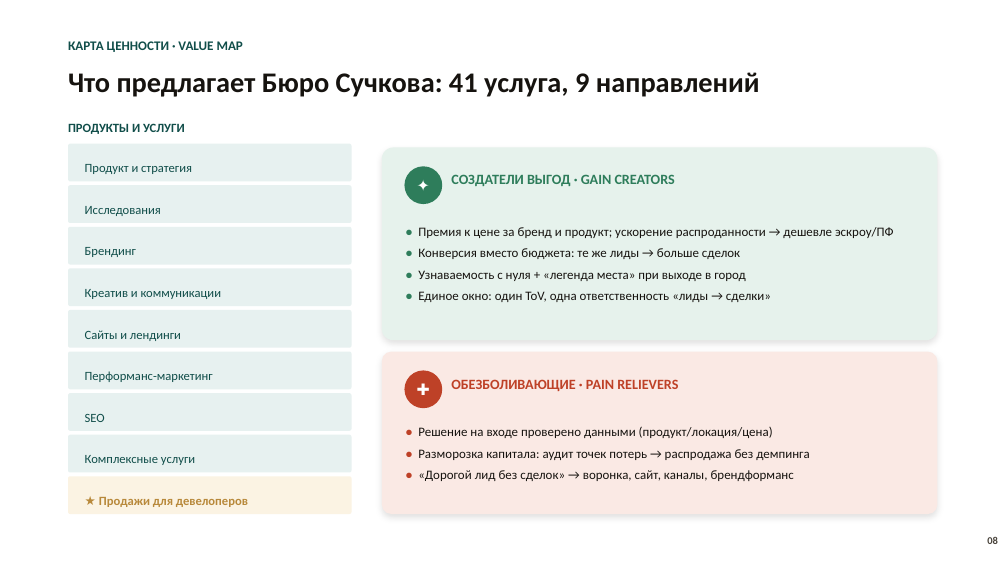
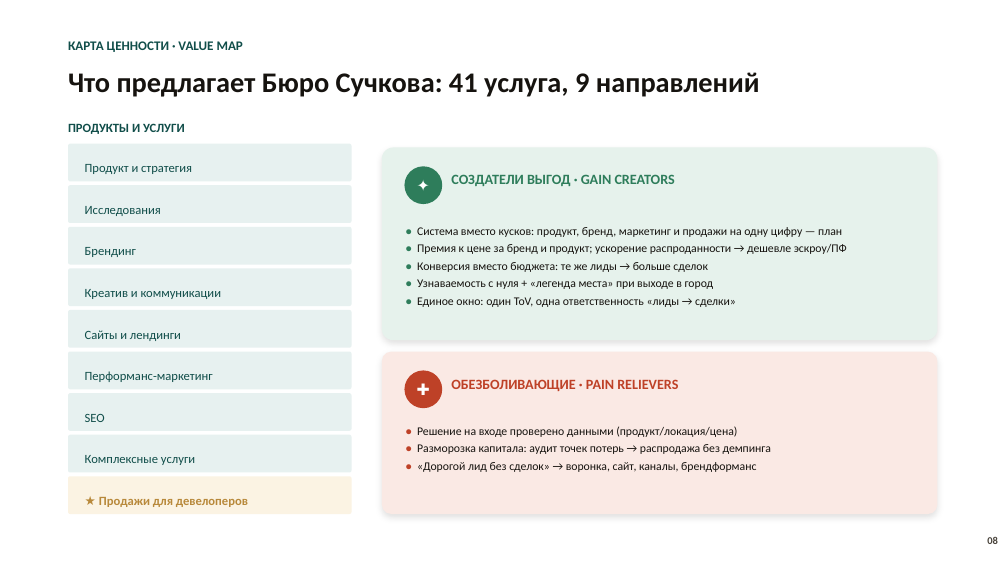
Before and after one commit to AleksandrSuchkov/vpc-buro-suchkov, a slide deck: slide 8 of VPC_презентация.pptx. Drawn at 1008x567 pixels with LibreOffice and Linux fonts; fonts in the diff are those of the drawing. Boxes give left, top, right and bottom in pixels: in the first picture for what was removed or moved away, otherwise in the second. Text is boxed around its words. In the diff, an @@ line names an element or a change of style, - is before the commit and + after.

```diff
--- a/VPC_презентация.pptx
+++ b/VPC_презентация.pptx
@@ text at [417,227,842,237]: paragraph added @@
+• Система вместо кусков: продукт, бренд, маркетинг и продажи на одну цифру — план
@@ text at [417,244,847,307]: size 12.3 to 11.2 pt in "• Премия к цене за бренд и ...", "• Конверсия вместо бюджета: те же лиды ...", "• Узнаваемость с нуля + «легенда места» ...", "• Единое окно: один ToV, одна ответственность ..."; line spacing 1.04 to 1.02; less space between paragraphs @@
@@ text "• Решение на входе проверено ..." at [417,426,771,472]: size 12.3 to 11.2 pt; line spacing 1.04 to 1.02; less space between paragraphs @@
```
Also in this commit, not shown: 2 other slides changed, 5 other files.
